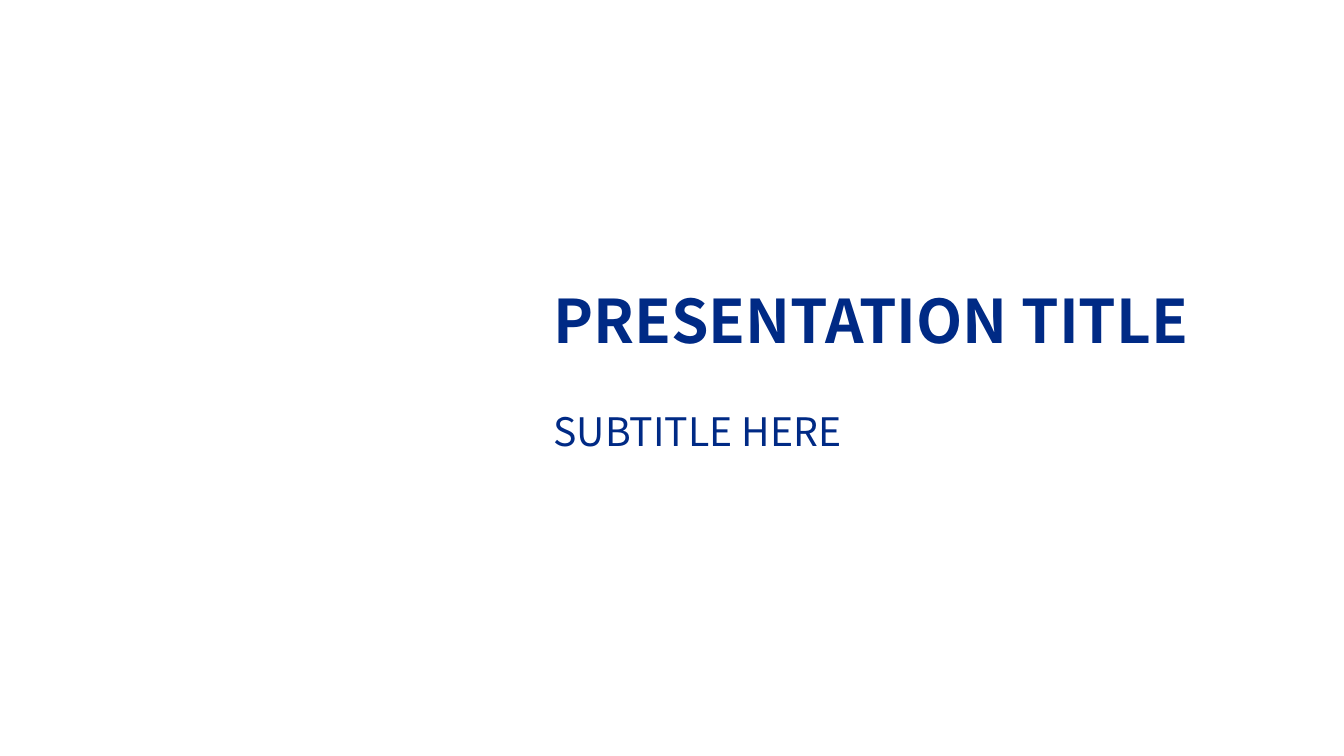
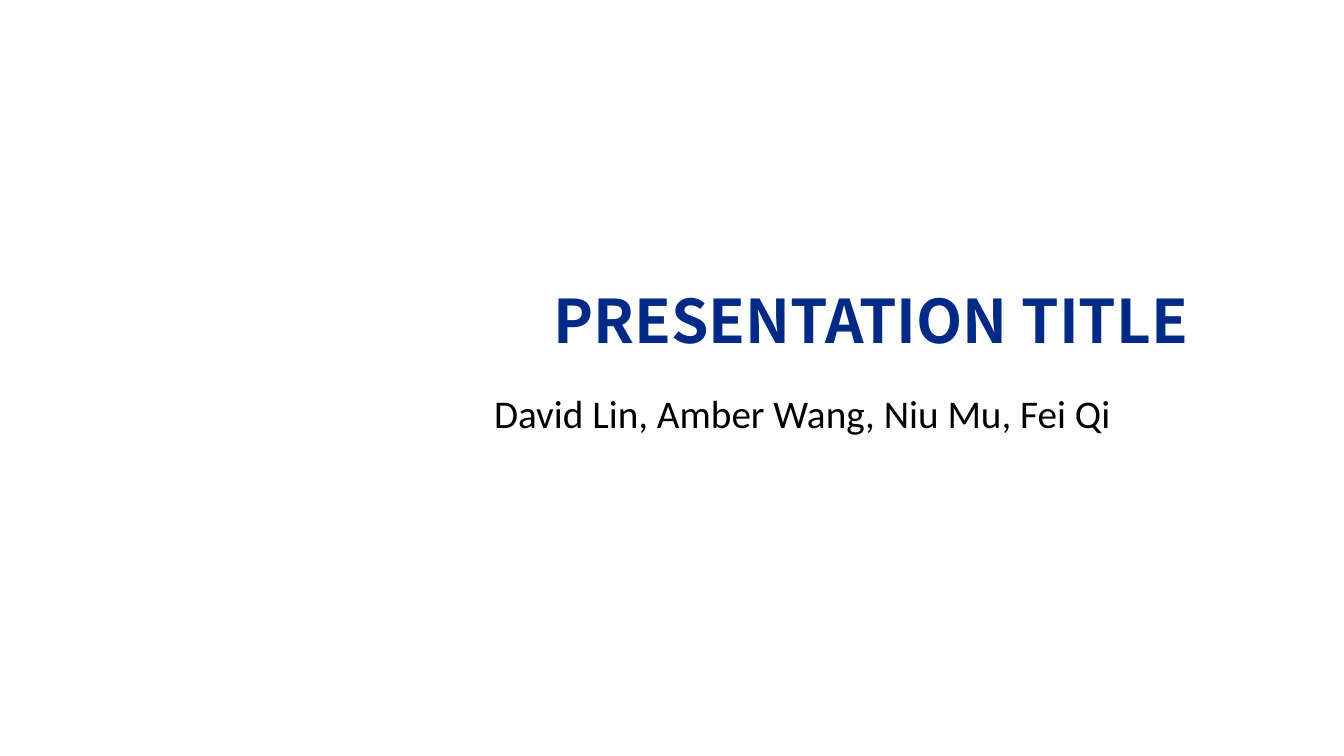
Before and after one commit to PSTAT197-F23/PSTAT197A_FP_Group1, a slide deck: slide 1 of scripts/drafts/PRESENTATION.pptx. Drawn at 1344x756 pixels with LibreOffice and Linux fonts; fonts in the diff are those of the drawing; background and template pictures are left out. Boxes give left, top, right and bottom in pixels: in the first picture for what was removed or moved away, otherwise in the second. Text is boxed around its words. In the diff, an @@ line names an element or a change of style, - is before the commit and + after.

```diff
--- a/scripts/drafts/PRESENTATION.pptx
+++ b/scripts/drafts/PRESENTATION.pptx
@@ text at (494, 400, 1110, 435): text changed; font Noto Sans CJK SC to Calibri; text colour #002A85 to #000000 @@
-SUBTITLE HERE
+David Lin, Amber Wang, Niu Mu, Fei Qi
```
Also in this commit, not shown: 4 other files.
